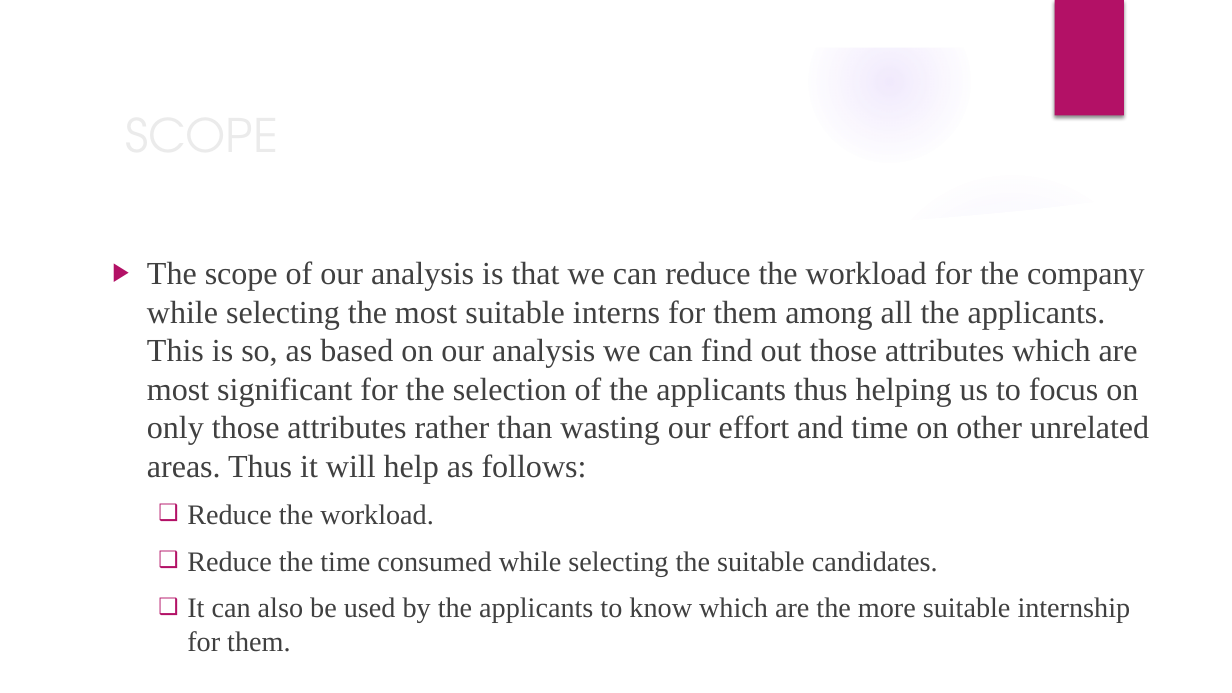
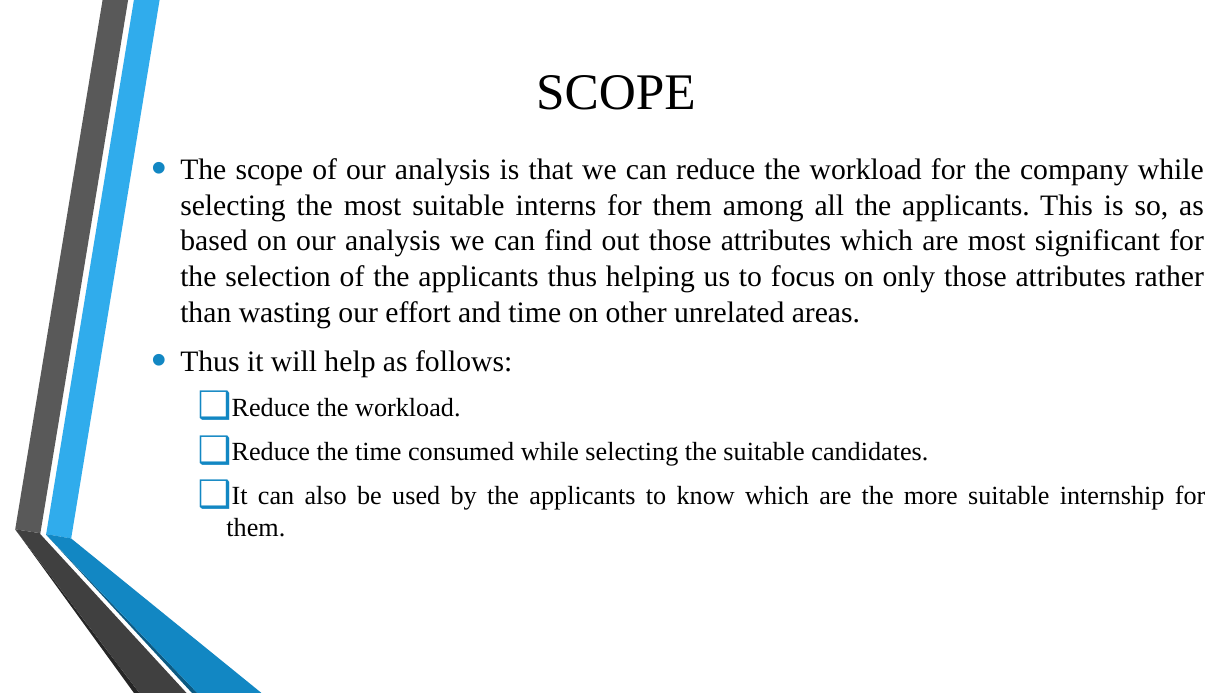
Before and after one commit to nihitjain11/IBM_MiniProject-II, a slide deck: slide 10 of Presentation1.pptx (slide 8 before the commit). Drawn at 1232x693 pixels with LibreOffice and Linux fonts; fonts in the diff are those of the drawing; background and template pictures are left out. Boxes give left, top, right and bottom in pixels: in the first picture for what was removed or moved away, otherwise in the second. Text is boxed around its words. In the diff, an @@ line names an element or a change of style, - is before the commit and + after.

Commit message:
Add files via upload
updated ppt

```diff
--- a/Presentation1.pptx
+++ b/Presentation1.pptx
@@ group removed at [0, 0, 1232, 693]: 5 ellipses, 3 freeform shapes @@
@@ title "SCOPE": place and size @@
-title "SCOPE" at [205, 269, 278, 291]
+title "SCOPE" at [536, 75, 696, 110]
@@ title "SCOPE" at [536, 75, 696, 110]: size 36 to 40 pt, font TeX Gyre Adventor to Times New Roman, text colour #EBEBEB to #000000; alignment left to centre @@
@@ rectangle removed at [1055, 0, 1124, 116] @@
@@ text "The scope of our analysis ...": place and size @@
-text "The scope of our analysis ..." at [147, 261, 1149, 652]
+text "The scope of our analysis ..." at [180, 158, 1206, 537]
@@ text "The scope of our analysis ..." at [180, 158, 1206, 537]: vertical alignment top to middle @@
@@ text at [180, 158, 1204, 377]: text changed; size 25 to 23.1 pt; text colour #404040 to #000000 @@
-▶ The scope of our analysis is that we can reduce the workload for the company while selecting the most suitable interns for them among all the applicants. This is so, as based on our analysis we can find out those attributes which are most significant for the selection of the applicants thus helping us to focus on only those attributes rather than wasting our effort and time on other unrelated areas. Thus it will help as follows:
+• The scope of our analysis is that we can reduce the workload for the company while selecting the most suitable interns for them among all the applicants. This is so, as based on our analysis we can find out those attributes which are most significant for the selection of the applicants thus helping us to focus on only those attributes rather than wasting our effort and time on other unrelated areas.
+• Thus it will help as follows:
@@ text at [226, 397, 1206, 537]: size 22 to 20.4 pt, text colour #404040 to #000000 in "Reduce the workload.", "Reduce the time consumed while selecting the ...", "It can also be used by the ..."; alignment left to justified; bullet colour #B31166 to #1287C3 @@
@@ group added at [15, 0, 262, 693]: 6 freeform shapes @@
```
Also in this commit, not shown: 12 other slides changed, 7 slides added, 3 slides removed.
